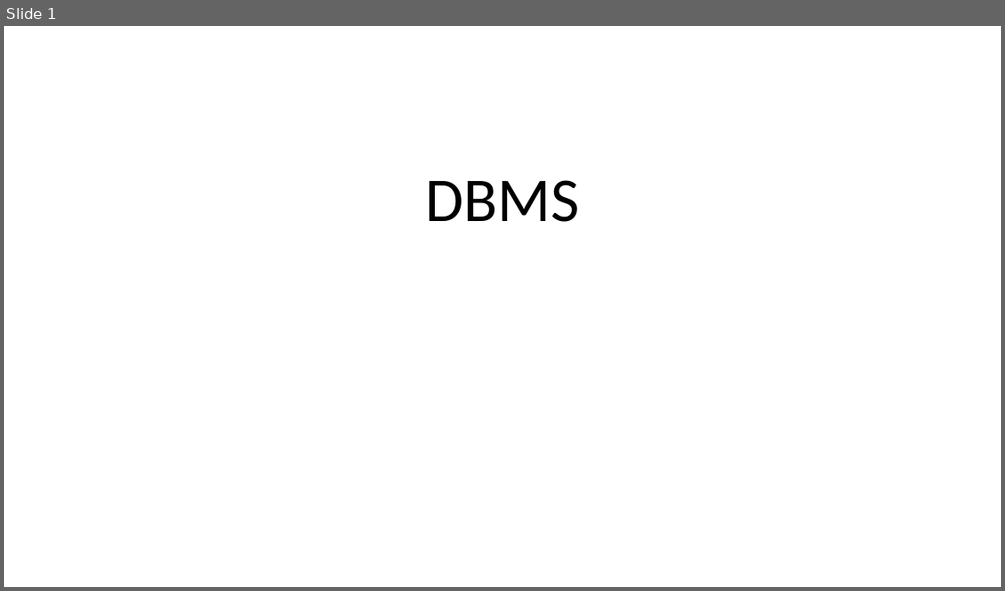
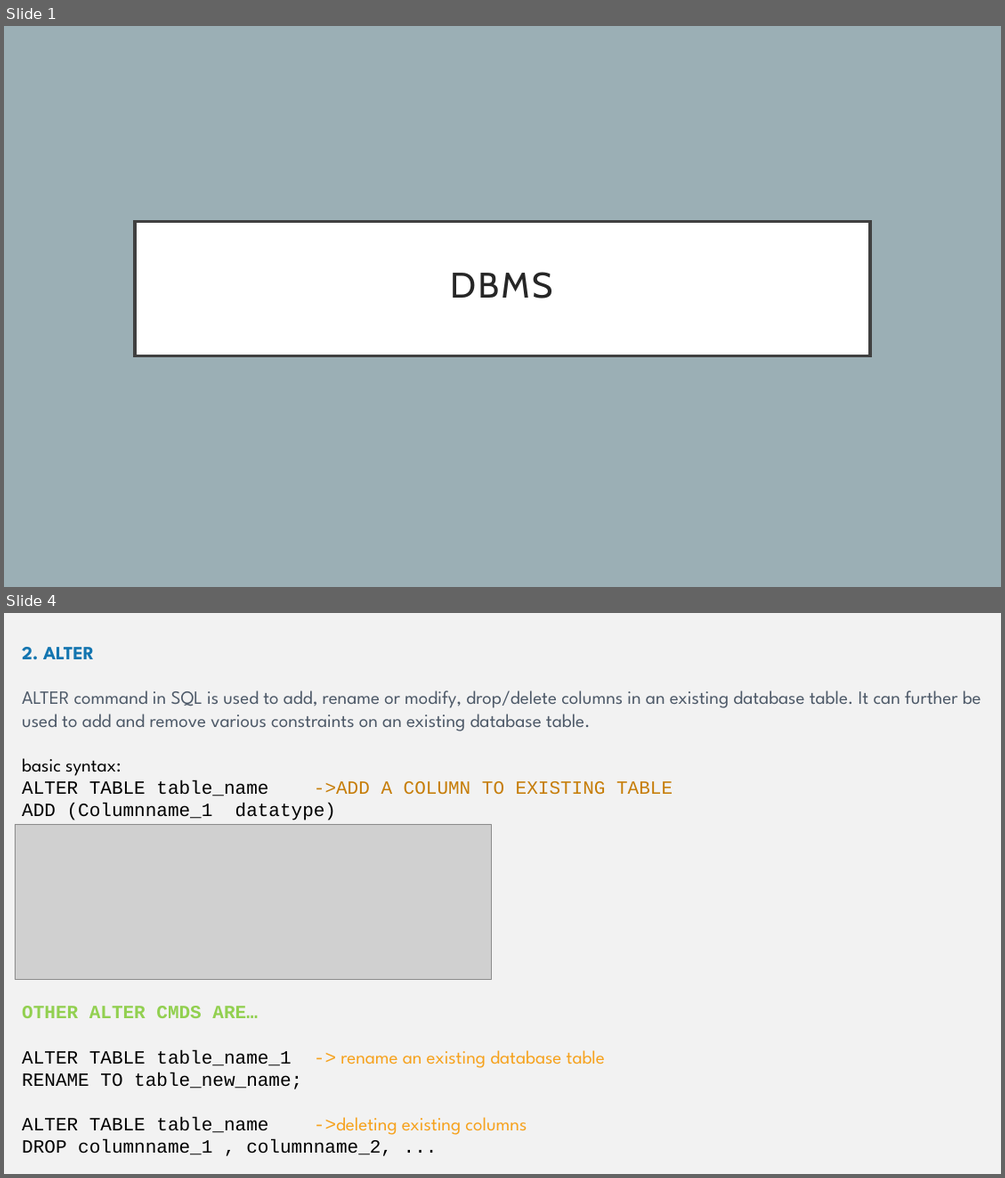
Before and after one commit to vishnuvishal-11/Vishnuvishal, a slide deck: Presentations/DBMS.pptx. Shown one above the other, each under a label of ours: slide 1 before the commit, slides 1 and 4 after it; the slides between them are not shown. The pictures are 1005x591 and 1005x1178 pixels, drawn with LibreOffice and Linux fonts; fonts in the diff are those of the drawing; grey boxes stand for pictures. Boxes give left, top, right and bottom in pixels: in the first picture for what was removed or moved away, otherwise in the second. Text is boxed around its words. In the diff, an @@ line names an element or a change of style, - is before the commit and + after.

```diff
--- a/Presentations/DBMS.pptx
+++ b/Presentations/DBMS.pptx
@@ slide 4 added at box(4, 613, 1001, 1174), background #F2F2F2 @@
@@ text added at box(22, 647, 981, 1156), 18 pt, text #4D5968 @@
+2. ALTER
+ALTER command in SQL is used to add, rename or modify, drop/delete columns in an existing database table. It can further be used to add and remove various constraints on an existing database table.
+basic syntax:
+ALTER TABLE table_name ->ADD A COLUMN TO EXISTING TABLE
+ADD (Columnname_1 datatype)
+OTHER ALTER CMDS ARE…
+ALTER TABLE table_name_1 -> rename an existing database table
+RENAME TO table_new_name;
+ALTER TABLE table_name ->deleting existing columns
+DROP columnname_1 , columnname_2, ...
@@ picture added at box(15, 824, 492, 980) @@
@@ slide 1 changed as well @@
@@ background #FFFFFF to #9BAFB5 @@
@@ title "DBMS": place and size @@
-title "DBMS" at box(425, 180, 579, 222)
+title "DBMS" at box(135, 221, 870, 356)
@@ title "DBMS" at box(135, 221, 870, 356): size 60 to 34.2 pt, font Calibri to Cabin, text colour #000000 to #262626, letter spacing 0 to 2 pt; vertical alignment bottom to middle; fill none to #FFFFFF; outline none to #404040 3 pt @@
```
Also in this commit, not shown: 5 other slides changed, 22 other slides added, 1 other file.
